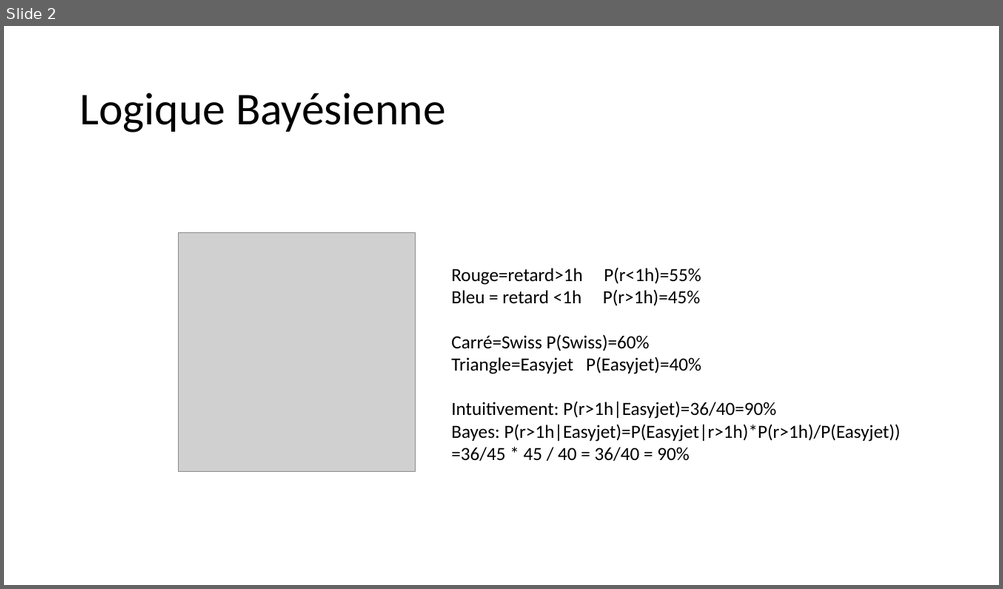
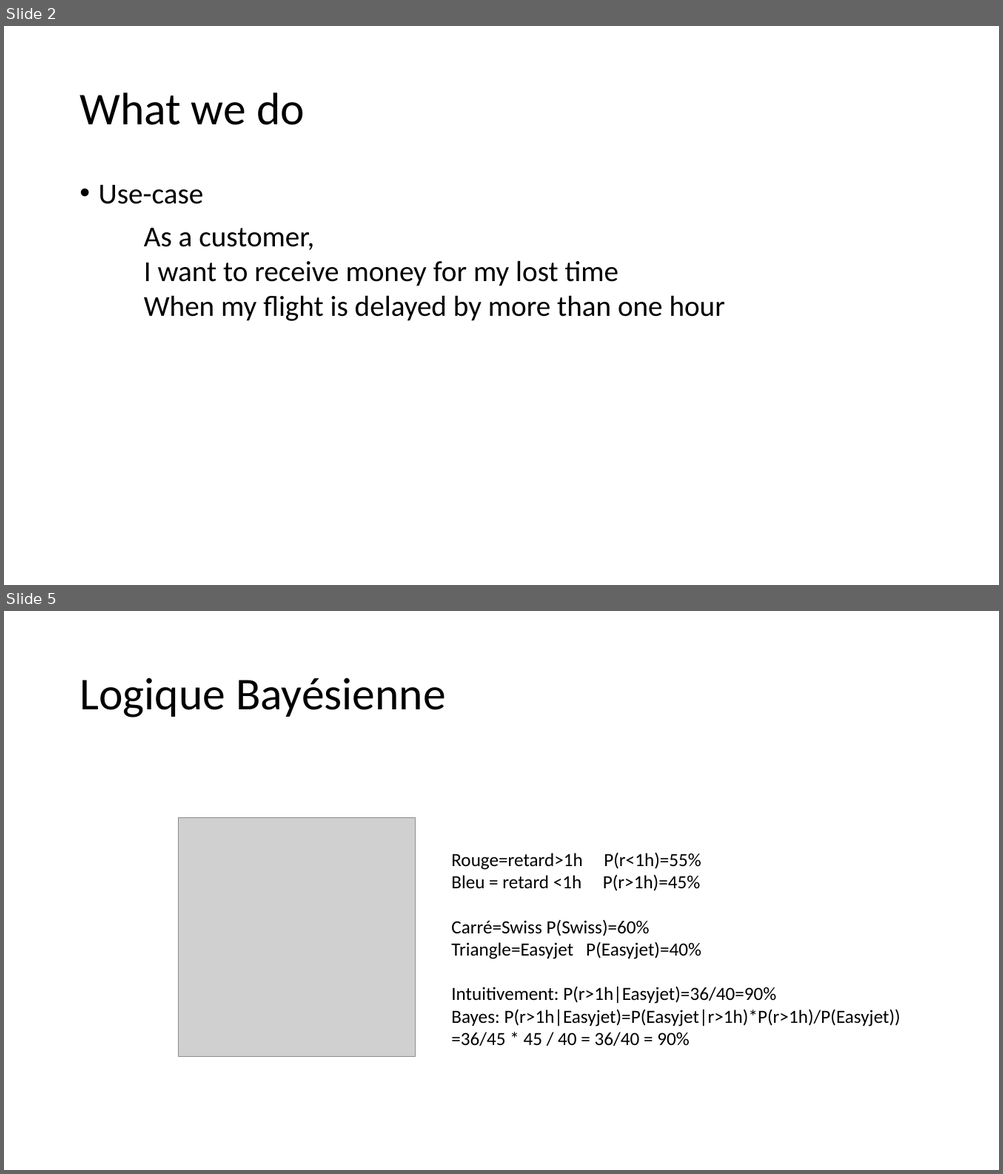
Before and after one commit to CDays2018Mobi/unchained-flight-insurance, a slide deck: unchained-flight-insurance-web/Notes techniques.pptx. Shown one above the other, each under a label of ours: slide 2 before the commit, slides 2 and 5 after it; the slides between them are not shown. The pictures are 1003x589 and 1003x1174 pixels, drawn with LibreOffice and Linux fonts; fonts in the diff are those of the drawing; grey boxes stand for pictures. Boxes give left, top, right and bottom in pixels: in the first picture for what was removed or moved away, otherwise in the second. Text is boxed around its words. In the diff, an @@ line names an element or a change of style, - is before the commit and + after.

```diff
--- a/unchained-flight-insurance-web/Notes techniques.pptx
+++ b/unchained-flight-insurance-web/Notes techniques.pptx
@@ slide 2 added at (4,26,999,585), background #FFFFFF @@
@@ title added at (79,93,304,125), 44 pt, text #000000 @@
+What we do
@@ text added at (99,185,204,204), 28 pt, text #000000 @@
+• Use-case
@@ text added at (144,228,725,321), 28 pt, text #000000 @@
+As a customer,
+I want to receive money for my lost time
+When my flight is delayed by more than one hour
@@ what was slide 2 is now slide 5 @@
```
Also in this commit, not shown: 2 other slides added, 20 other files.
